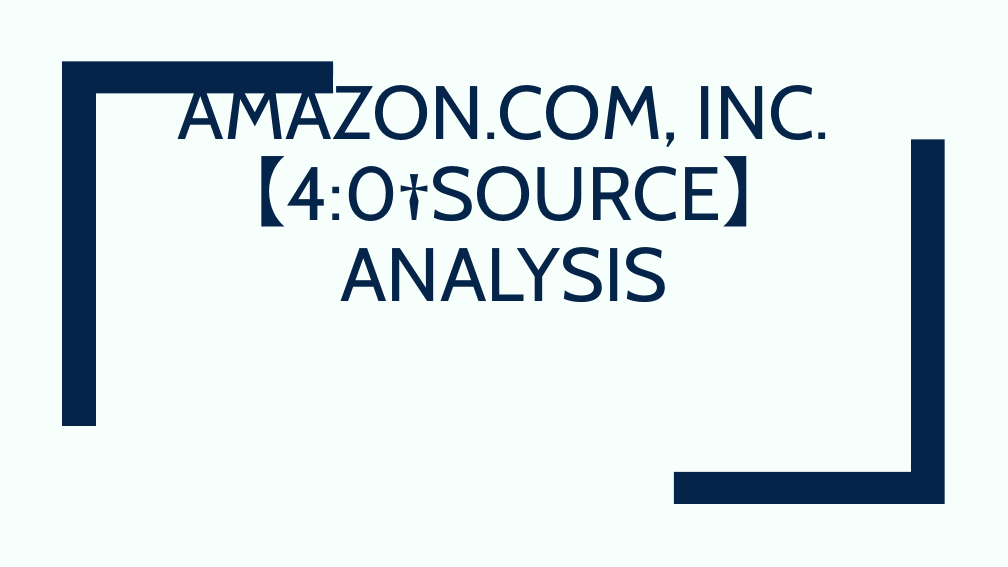
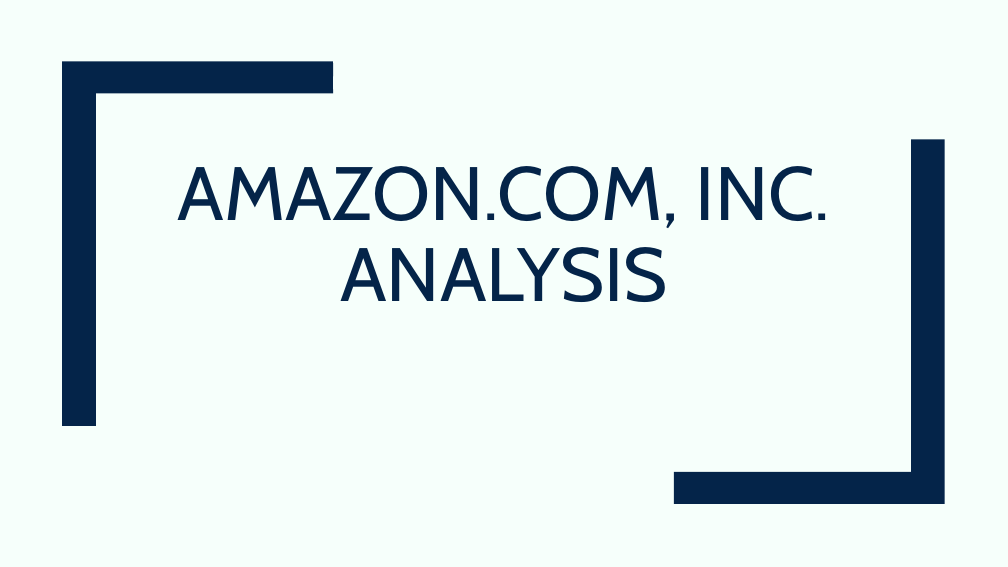
Before and after one commit to devangovind/AMUCLDISS, a slide deck: slide 1 of fastapi-backend/app/pres/output.pptx. Drawn at 1008x567 pixels with LibreOffice and Linux fonts; fonts in the diff are those of the drawing. Boxes give left, top, right and bottom in pixels: in the first picture for what was removed or moved away, otherwise in the second. Text is boxed around its words. In the diff, an @@ line names an element or a change of style, - is before the commit and + after.

```diff
--- a/fastapi-backend/app/pres/output.pptx
+++ b/fastapi-backend/app/pres/output.pptx
@@ title at (x1=178, y1=166, x2=830, y2=302): text changed @@
-AMAZON.COM, INC.【4:0†SOURCE】 ANALYSIS
+AMAZON.COM, INC. ANALYSIS
```
Also in this commit, not shown: 5 other slides changed, 2 slides added, 2 slides removed, 3 other files.
